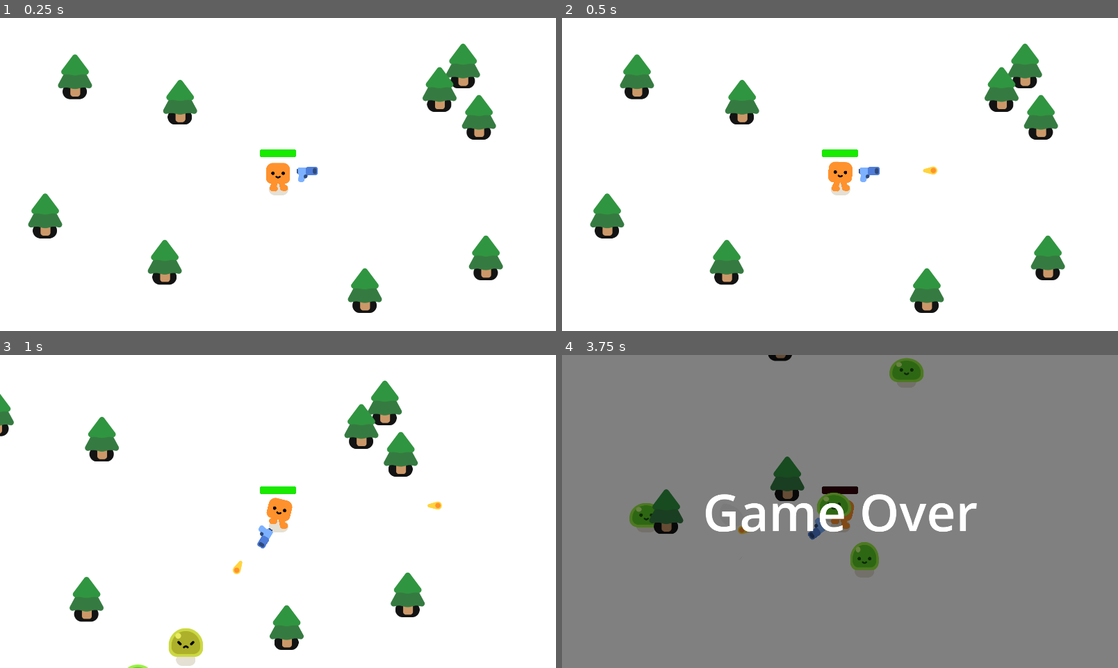
Above: before the commit, frames 1-4 (two rows, left to right).
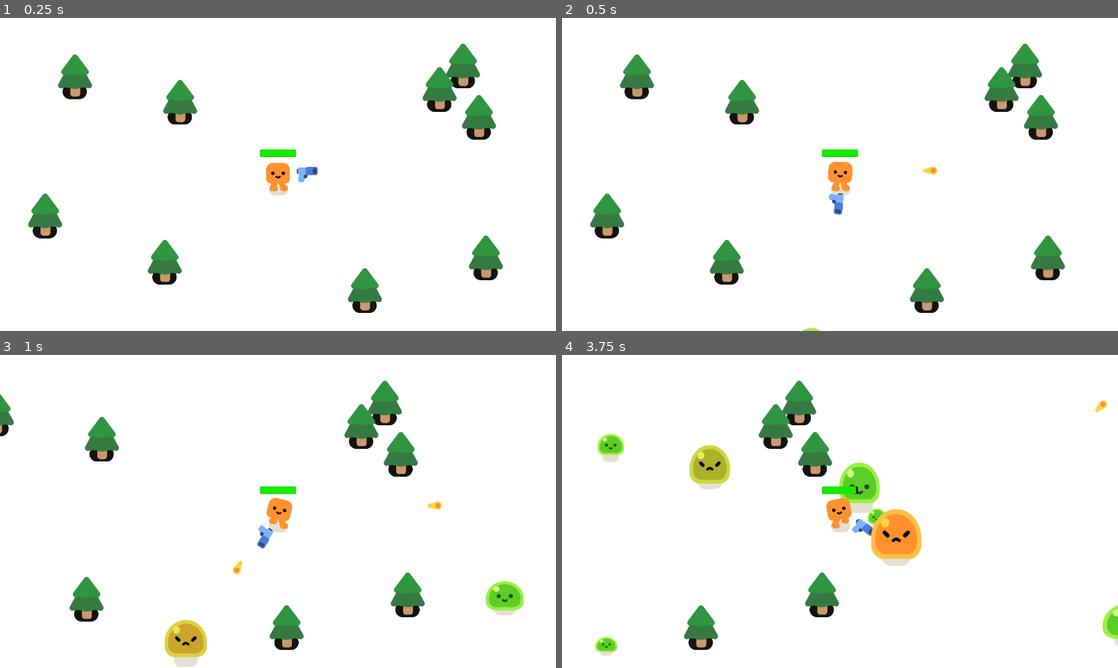
Above: after the commit, the same moments.

Repository: Greninja56/SurvivorGame
Game: Godot game, scene res://survivors_game.tscn
Two runs of this game, one before a commit and one after it. Both use one fixed random seed, a clock stepped at 60 frames per second and the inputs below.
Inputs:
- Up to frame 1 (0.25 s): no input
- Up to frame 2 (0.5 s): no input
- Up to frame 3 (1 s): hold D (move_right) from 0.53 s (still down)
- Up to frame 4 (3.75 s): release D (move_right) at 1.28 s; hold S (move_down) 1.28-2.03 s; hold D (move_right) 2.03-2.78 s; hold W (move_up) 2.78-3.53 s; hold A (move_left) from 3.53 s (still down)

Frame 1 is identical in both runs. In frame 2, 0.3% of the frame differs, in the area x 43-58%, y 47-100%; in frame 3, 1.4%; in frame 4, 99%, in the area x 0-100%, y 0-100%.

Commit message:
random size commit
slimes now spawn with random sizes, couldn't figure out how to make that affect damage, health, speed, etc. just yet

Diff:
--- a/2d-project-assets/mob.gd
+++ b/2d-project-assets/mob.gd
@@ -16,7 +16,7 @@
 	health -= 1
 	%Slime.play_hurt()
 
-	if health == 0:
+	if health <= 0:
 		queue_free()
 
 		const SMOKE_SCENE = preload("res://smoke_explosion/smoke_explosion.tscn")
--- a/2d-project-assets/player.gd
+++ b/2d-project-assets/player.gd
@@ -15,7 +15,7 @@
 	else:
 		%HappyBoo.play_idle_animation()
 
-	const DAMAGE_RATE = 500.0
+	const DAMAGE_RATE = 5.0
 	var overlapping_mobs = %HurtBox.get_overlapping_bodies()
 	if overlapping_mobs.size() > 0:
 		health -= DAMAGE_RATE * overlapping_mobs.size() * delta
--- a/2d-project-assets/survivors_game.gd
+++ b/2d-project-assets/survivors_game.gd
@@ -6,6 +6,8 @@
 	var new_mob = preload("res://mob.tscn").instantiate()
 	%PathFollow2D.progress_ratio = randf()
 	new_mob.global_position = %PathFollow2D.global_position
+	var random_size = randf_range(0.5, 1.5)
+	new_mob.scale = Vector2(random_size, random_size)
 	add_child(new_mob)
 
 
Not shown, changed: .DS_Store
